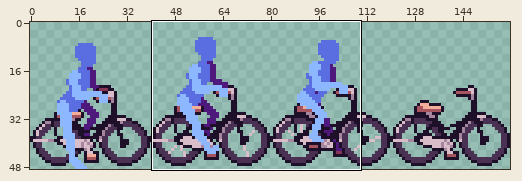
Sprite sheet: LucyGamejam/data/BikeSpriteSheet.png. Above, an overview of the earlier version with the close-up marked.
Close-up. First the earlier version:
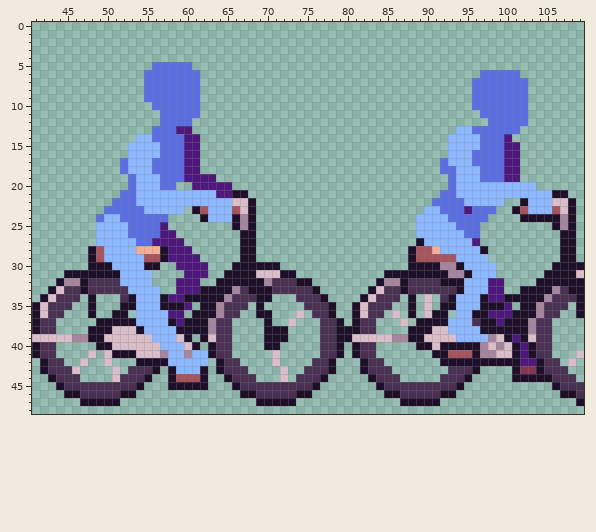
The file is 160x49 pixels. Shown: x 41..109, y 0..48. The commit also changed other parts of the picture, which this record leaves out.
The same view after the edit:
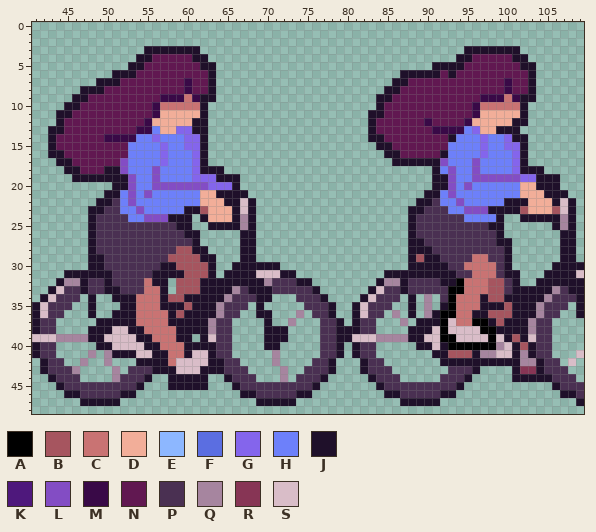
Palette (. is transparent): A #000000  B #a6555f  C #c97373  D #f2ae99  E #8db7ff  F #5b6ee1  G #8465ec  H #6d80fa  J #1f102a  K #4e187c  L #834dc4  M #390947  N #611851  P #4a3052  Q #a6859f  R #873555  S #d9bdc8
The exact change:
Changed rows in their new state; - is an unchanged pixel.
first column x 43:
 3 ------------JJJJJJJ---------------------------------JJJJJJJ-----
 4 -----------JJNNNNNJJ-------------------------------JJNNNNNJJ----
 5 ----------JJNNNNNNNJJ---------------------------JJJJNNNNNNNJJ---
 6 --------JJJNNNNNNNNNJ-----------------------JJJJJNJNNNNNNNNNJ---
 7 ------JJJNNNNNNNNMNNJ----------------------JJNNNNNNNNNNNNMNNJ---
 8 ----JJJNNNNNNNNNNMNNJ---------------------JJNNNNNNNNNNNNNMNNJ---
 9 ---JJNNNNNNNNNMMMCMJJ--------------------JJNNNNNNNNNNNMMMCMJJ---
10 --JJNNNNNNNNNMCCCCCJ---------------------JNNNNNNNNNNNMCCCCCJ----
11 -JJNNNNNNNNNNMDDDDDJ--------------------JJNNNNNNNNNNNMDDDDDJ----
12 -JNNNNNNNNNNMDDDDDJJ--------------------JNNNNNNMNNNNMDDDDDJJ----
13 JJNNNNNNNNNMMHDDGGJJ--------------------JNNNNNNNMMMMHGDDJJJ-----
14 JNNNNNNMMMMHHGHHHGGJ--------------------JJNNNNNNNNJHHHGHHGJJ----
15 JNNNNNNNNNHHHHGHHGGJ---------------------JJNNNNNNNHHHHGHHGGJ----
16 JJNNNNNNNNHHHHGHHHGJ----------------------JJNNNNNJHHHHGHHHGJ----
17 -JJNNNNNNLHHHHGHHHGJ-----------------------JJJJJJLHHHLHHHHGJ----
18 --JJNNNJJLHHHLHHHHGJJJ--------------------------JHLHHLHHHHGJJJ--
19 ---JJJJJJJLHHLHHHHGGGJJJ------------------------JJLHHLLLLLLGGJJJ
20 --------JJLHHLLLLLLLGGGJ------------------------JJLHLHHHHHHDDJJJ
21 -------JJHLHLHHHHHHDDJJ------------------------JJHLHHHHHHHHDDDJ-
22 ------JJPHLHHHHHHHHDDDJJ----------------------JJPHHLHHHHHJJ-DDDJ
23 -----JJPPHHLHHHHHJ--DDDJ---------------------JJPPPHHLLLJJJ--DDD-
24 -----JPPPPHHLLLJJJ--DDD----------------------JPPPPPPHHHHJ-------
25 -----JPPPPPPPPPPJJ--JJJ----------------------JPPPPPPPPPJJ-------
26 -----JPPPPPPPPPPPJJ--------------------------JPPPPPPPPPPJ-------
27 -----JPPPPPPPPPPPPJ--------------------------J-PPPPPPPPPJJ------
28 ------PPPPPPPPPPBBJJ--------------------------JJPPPPPPPPPJ------
29 ------JPPPPPPPPBBBBJJ--------------------------JJPPPPCCPPJ------
30 -------PPPPPPPJJBBBBJ----------------------------JPPCCCCPJ------
31 --------PPPPPJJJJBBBJ-----------------------------JPPCCCPJJ-----
32 -------J-PPPCJJ-BBBJJ------------------------------ACCCBBPJ-----
33 -------JJ-PPCCJ-BBB-------------------------------AACCCBBPJ-----
34 --------JJ-CCC-BB------------------------------Q--ACCC-BB-------
35 -----------CCC---BJ----------------------------Q--ACCC---BJ-----
36 ----------JCCCCJBJ-------------Q-----------Q---Q-AACC--BBB------
37 -----------CCCC-J-------------Q-------------Q----ASCCAA-B-------
38 ----------J-CCCC---------------------------------ASSSSAA--------
39 -QQ--------JJCCCJ------------------------QQ------AASSSSA--B-----
40 ------------JJCCCJ-J------------------------------AAAAAA---B----
41 -----Q-Q-----JJCCJSS--------Q------------------------------Q----
42 ----Q--Q-------CSSSSJ-------Q------------------------------QQ---
43 ---Q----Q-----J-SSS-J--------Q----------------------------------
44 --------Q-------JJJ----------Q----------------------------------
Changed places in both close-ups, as pixel boxes (x1, y1, x2, y2):
changed: (48, 46, 240, 382)
changed: (368, 46, 560, 366)
changed: (272, 310, 304, 382)
